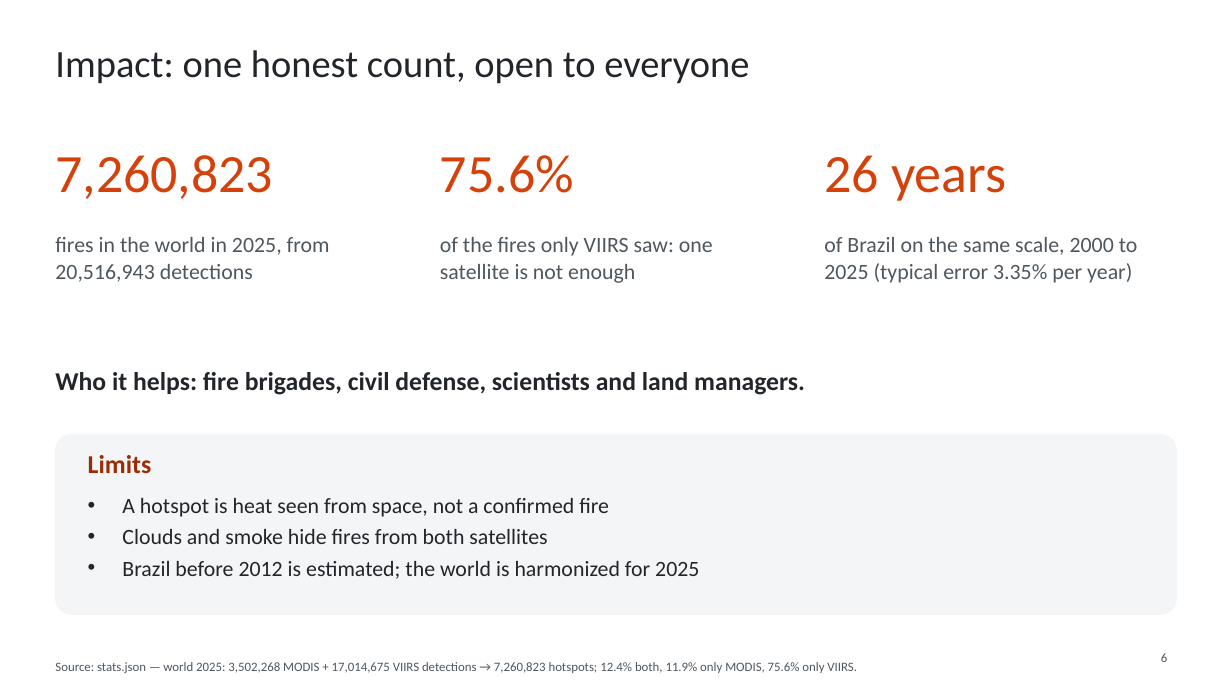
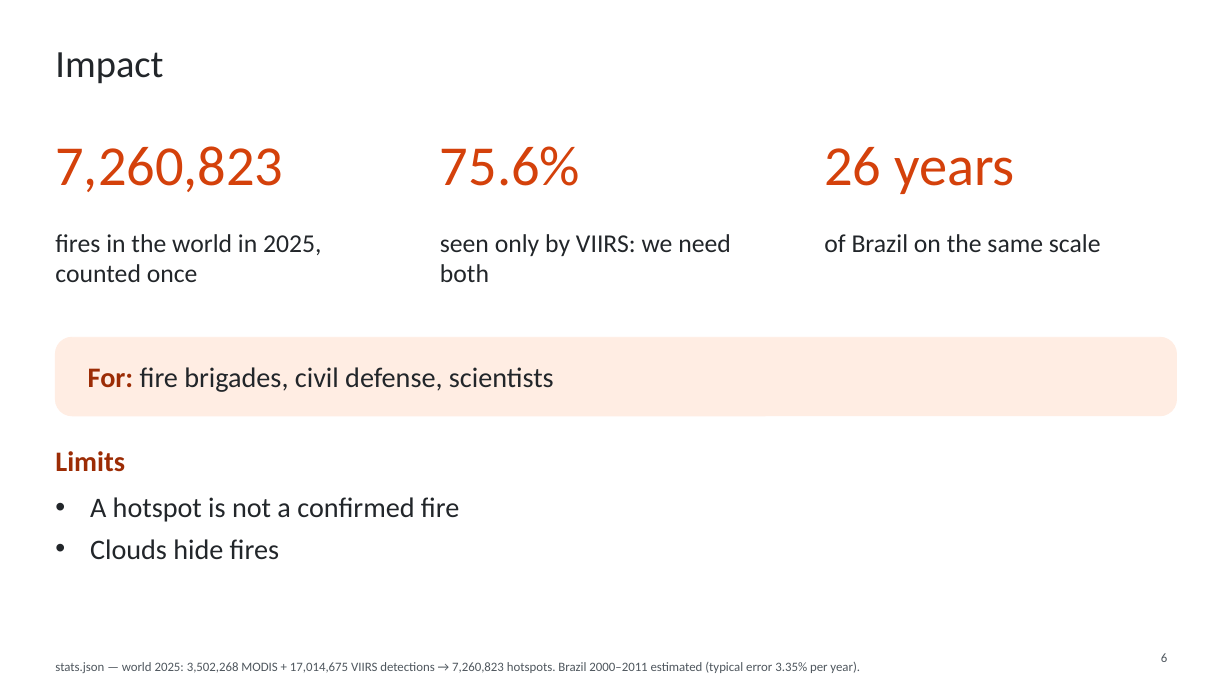
Before and after one commit to WednyFernandes/de-olho-no-fogo, a slide deck: slide 6 of public/apresentacao/de-olho-no-fogo-space-apps-2026-en.pptx. Drawn at 1232x693 pixels with LibreOffice and Linux fonts; fonts in the diff are those of the drawing. Boxes give left, top, right and bottom in pixels: in the first picture for what was removed or moved away, otherwise in the second. Text is boxed around its words. In the diff, an @@ line names an element or a change of style, - is before the commit and + after.

```diff
--- a/public/apresentacao/de-olho-no-fogo-space-apps-2026-en.pptx
+++ b/public/apresentacao/de-olho-no-fogo-space-apps-2026-en.pptx
@@ title at box(55, 52, 163, 84): text changed @@
-Impact: one honest count, open to everyone
+Impact
@@ text "7,260,823": place and size @@
-text "7,260,823" at box(55, 155, 273, 199)
+text "7,260,823" at box(55, 146, 283, 192)
@@ text "75.6%": place and size @@
-text "75.6%" at box(440, 155, 574, 193)
+text "75.6%" at box(440, 146, 580, 186)
@@ size 42 to 44 pt in 3 elements at box(55, 146, 283, 192), box(440, 146, 580, 186), box(824, 147, 1015, 194) @@
@@ text "26 years": place and size @@
-text "26 years" at box(824, 155, 1006, 201)
+text "26 years" at box(824, 147, 1015, 194)
@@ text at box(55, 234, 321, 282): text changed; size 17 to 20 pt; text colour #4F575E to #22262A @@
-fires in the world in 2025, from 20,516,943 detections
+fires in the world in 2025, counted once
@@ text at box(440, 234, 731, 282): text changed; size 17 to 20 pt; text colour #4F575E to #22262A @@
-of the fires only VIIRS saw: one satellite is not enough
+seen only by VIIRS: we need both
@@ text at box(824, 234, 1101, 252): text changed; size 17 to 20 pt; text colour #4F575E to #22262A @@
-of Brazil on the same scale, 2000 to 2025 (typical error 3.35% per year)
+of Brazil on the same scale
@@ rounded rectangle added at box(55, 337, 1177, 416), fill #FFEDE3, outline #FFEDE3 0.75 pt @@
@@ text "For: fire brigades, civil defense, ..." at box(88, 367, 554, 392): vertical alignment top to middle @@
@@ text at box(88, 367, 554, 392): text changed; size 20 to 22 pt; bold off @@
-Who it helps: fire brigades, civil defense, scientists and land managers.
+For: fire brigades, civil defense, scientists
@@ text "Limits": place and size @@
-text "Limits" at box(88, 455, 151, 473)
+text "Limits" at box(55, 451, 125, 472)
@@ text "Limits" at box(55, 451, 125, 472): size 20 to 22 pt @@
@@ rounded rectangle removed at box(55, 434, 1177, 615) @@
@@ text at box(90, 497, 459, 559): text changed; size 17 to 22 pt @@
-• A hotspot is heat seen from space, not a confirmed fire
-• Clouds and smoke hide fires from both satellites
-• Brazil before 2012 is estimated; the world is harmonized for 2025
+• A hotspot is not a confirmed fire
+• Clouds hide fires
@@ text at box(55, 662, 860, 673): text changed @@
-Source: stats.json — world 2025: 3,502,268 MODIS + 17,014,675 VIIRS detections → 7,260,823 hotspots; 12.4% both, 11.9% only MODIS, 75.6% only VIIRS.
+stats.json — world 2025: 3,502,268 MODIS + 17,014,675 VIIRS detections → 7,260,823 hotspots. Brazil 2000–2011 estimated (typical error 3.35% per year).
```
Also in this commit, not shown: 5 other slides changed, 6 other files.
